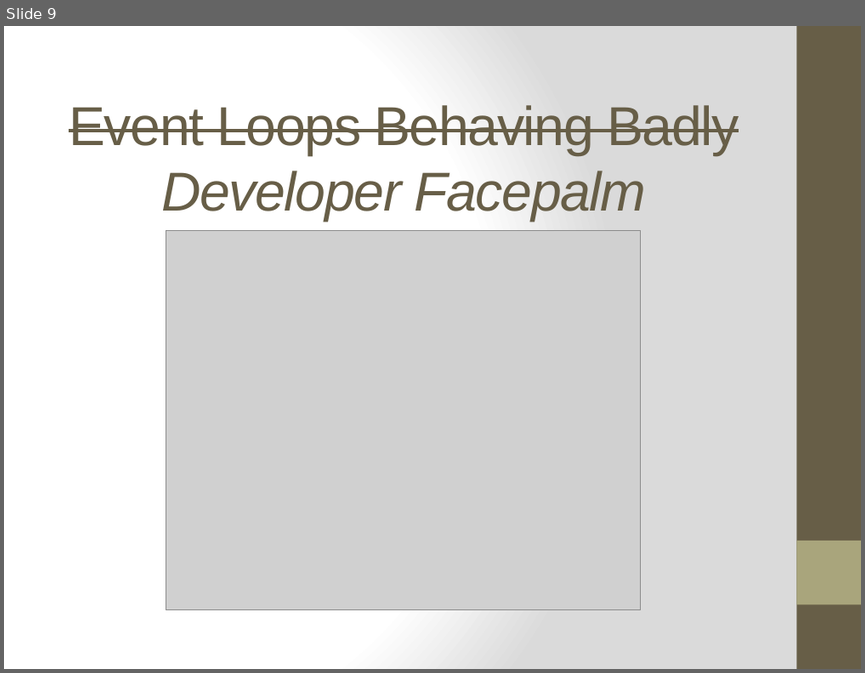
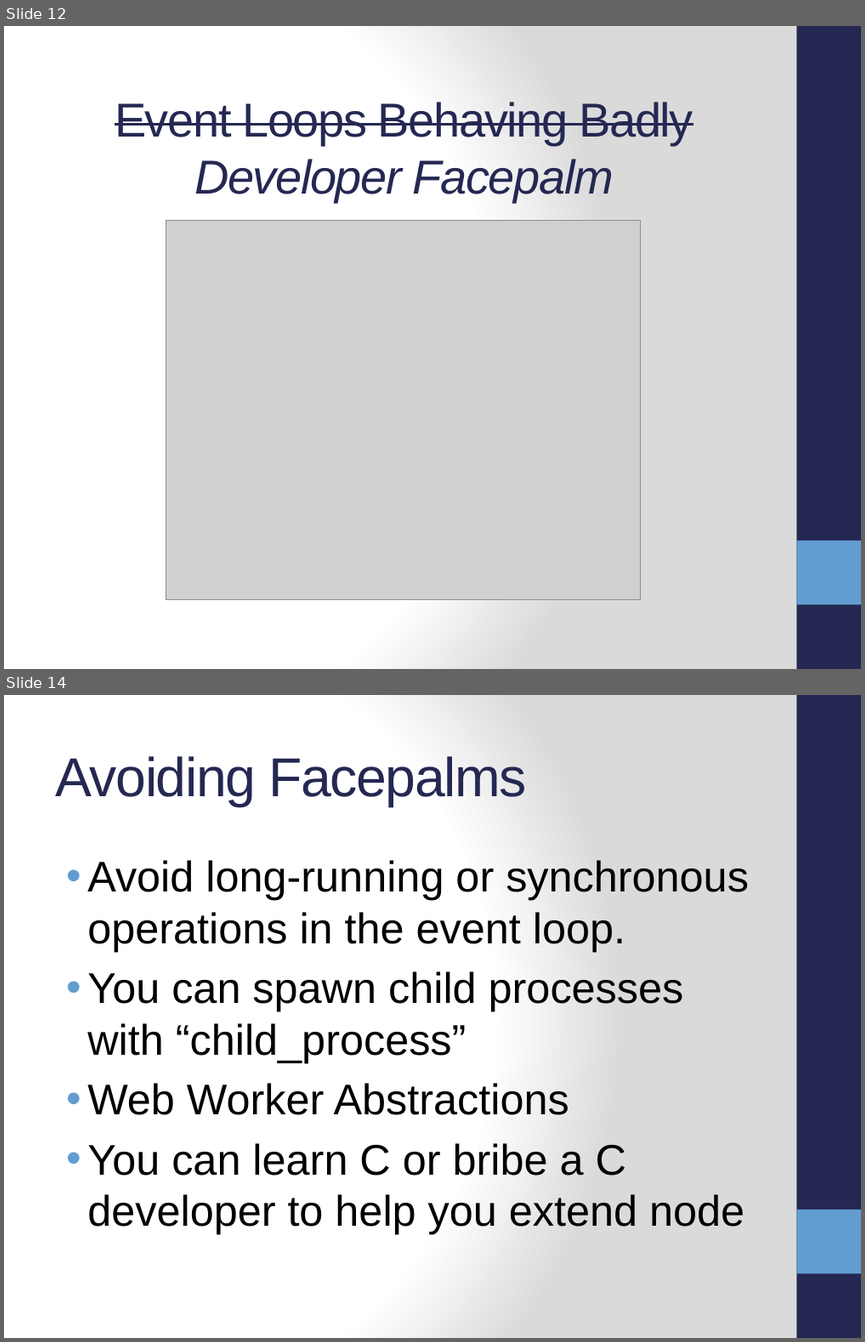
Before and after one commit to ifandelse/DevLink-2011---Getting-Started-With-Nodejs, a slide deck: PowerPoint/GettingStartedWithNodejs.pptx. Shown one above the other, each under a label of ours: slide 9 before the commit, slides 12 and 14 after it; the slides between them are not shown. The pictures are 865x673 and 865x1342 pixels, drawn with LibreOffice and Linux fonts; fonts in the diff are those of the drawing; grey boxes stand for pictures. Boxes give left, top, right and bottom in pixels: in the first picture for what was removed or moved away, otherwise in the second. Text is boxed around its words. In the diff, an @@ line names an element or a change of style, - is before the commit and + after.

```diff
--- a/PowerPoint/GettingStartedWithNodejs.pptx
+++ b/PowerPoint/GettingStartedWithNodejs.pptx
@@ slide 14 added at [4, 695, 861, 1338], background gradient #FFFFFF to #DADADA; not listed: 2 template elements that a slide beside it also shows @@
@@ title added at [55, 756, 527, 806], 46 pt, text #242852 @@
+Avoiding Facepalms
@@ text added at [87, 860, 749, 1234], 36 pt, text #000000 @@
+• Avoid long-running or synchronous operations in the event loop.
+• You can spawn child processes with “child_process”
+• Web Worker Abstractions
+• You can learn C or bribe a C developer to help you extend node
@@ what was slide 9 is now slide 12 @@
@@ slide 12 changed as well @@
@@ rectangle at [796, 26, 861, 669]: fill #675E47 to #242852 @@
@@ title "Event Loops Behaving Badly Developer ...": place and size @@
-title "Event Loops Behaving Badly Developer ..." at [69, 105, 738, 221]
+title "Event Loops Behaving Badly Developer ..." at [114, 102, 692, 202]
@@ title "Event Loops Behaving Badly Developer ..." at [114, 102, 692, 202]: size 46 to 40 pt, text colour #675E47 to #242852 @@
@@ picture: place and size @@
-picture at [166, 230, 640, 609]
+picture at [166, 221, 640, 600]
@@ rectangle at [796, 540, 861, 604]: fill #A9A57C to #629DD1 @@
```
Also in this commit, not shown: 14 other slides changed, 10 other slides added, 5 other files.
